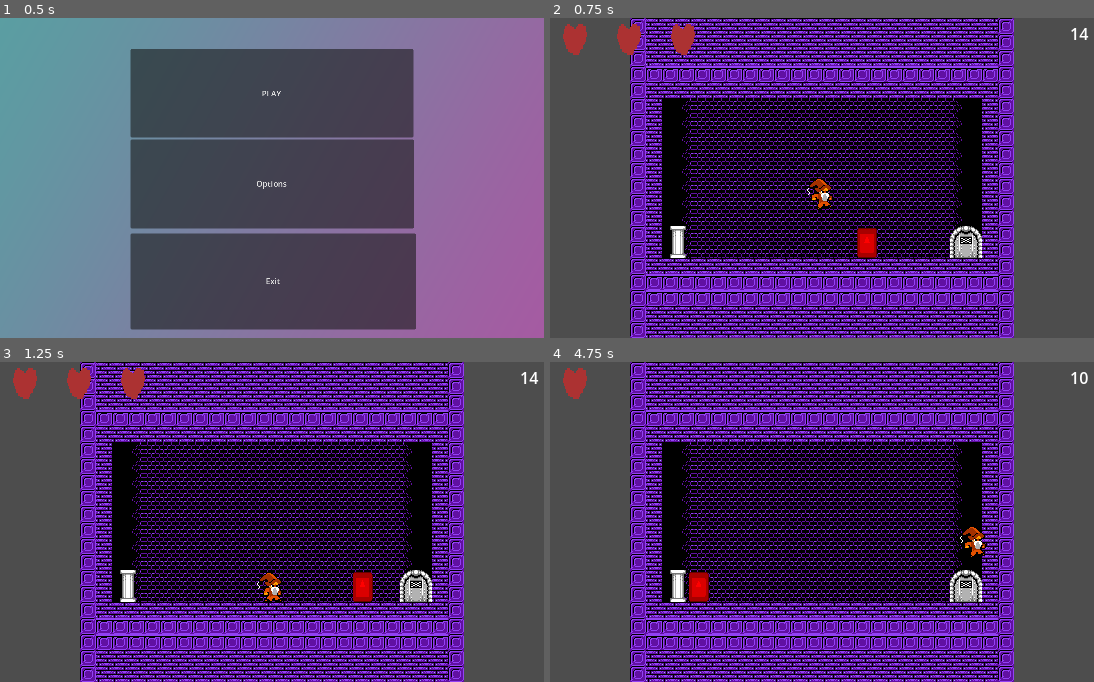
Above: before the commit, frames 1-4 (two rows, left to right).
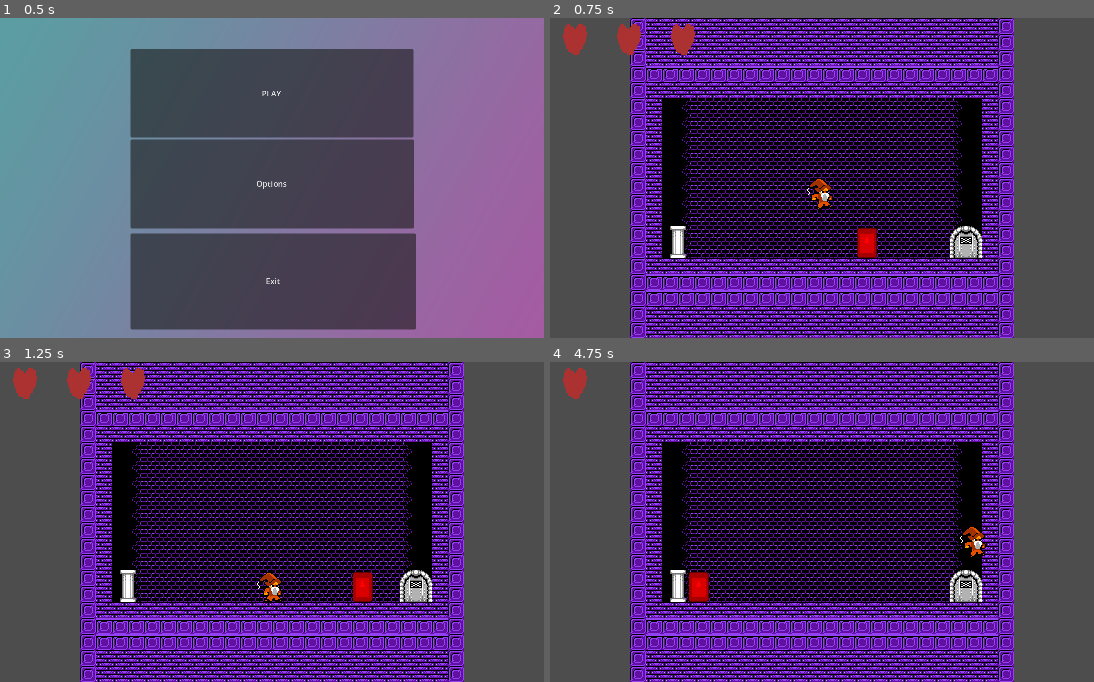
Above: after the commit, the same moments.

Repository: SwizzCheese/UTGameJam2026
Game: Godot game, scene res://Scenes/root.tscn
The game is run twice, just before and just after one commit, with the same random seed, the same clock (stepped at 60 frames per second) and the same inputs. The engine's default icon, where the game draws it, is replaced by a stand-in: a white triangle on a blue panel in a dark square.
Inputs:
- Up to frame 1 (0.5 s): no input
- Up to frame 2 (0.75 s): click "PLAY" at 0.5 s
- Up to frame 3 (1.25 s): no input
- Up to frame 4 (4.75 s): hold O (add_heart) 1.28-2.03 s; hold Right (right) 1.28-2.78 s; tap Up (up) at 1.52, 2.27, 3.77, 4.52 s; tap C (change_spell) at 2.1 s; hold Left (left) 2.78-3.53 s; hold Q (removehart) 2.78-3.53 s; hold Right (right) from 3.53 s (still down); tap Space (spacebar) at 3.6 s; tap X (spell) at 4.35 s

Frame 1 is identical in both runs. In frame 2, less than 0.1% of the frame differs, in the area x 95-99%, y 3-7%; in frame 3, less than 0.1%; in frame 4, less than 0.1%.

Commit message:
countdown fixed
countdown starts when last pillar broken.

Diff:
--- a/Scripts/countdown.gd
+++ b/Scripts/countdown.gd
@@ -5,20 +5,23 @@
 
 
 func _ready() -> void:
-	timer.start()
 	Global.give_HUD_time.connect(receive_time)
 	Global.level_won.connect(pause_timer)
-
+	label.hide()
 
 # Called every frame. 'delta' is the elapsed time since the previous frame.
 func _process(delta: float) -> void:
-	label.text = str(int(timer.time_left))
-	if timer.time_left<=5:
-		label.modulate = Color(100, 0, 0)
+	if timer.paused == false:
+		label.text = str(int(timer.time_left))
+		if timer.time_left<=5:
+			label.modulate = Color(100, 0, 0)
 
 func receive_time(seconds:float) -> void:
 	print("HUD received wait time: "+str(seconds))
+	timer.paused = false
 	timer.start(seconds)
+	label.show()
 
 func pause_timer() -> void:
 	timer.paused = true
+	label.hide()
--- a/Scripts/test_level.gd
+++ b/Scripts/test_level.gd
@@ -10,7 +10,6 @@
 func _ready() -> void:
 	countdown_timer.timeout.connect(countdown_failed)
 	i_won = false
-	Global.give_HUD_time.emit(countdown_timer.wait_time)
 
 
 func _input(event: InputEvent) -> void:
@@ -34,6 +33,7 @@
 
 
 func start_countdown():
+	Global.give_HUD_time.emit(countdown_timer.wait_time)
 	countdown_timer.start()
 	exit.open_exit()
 
